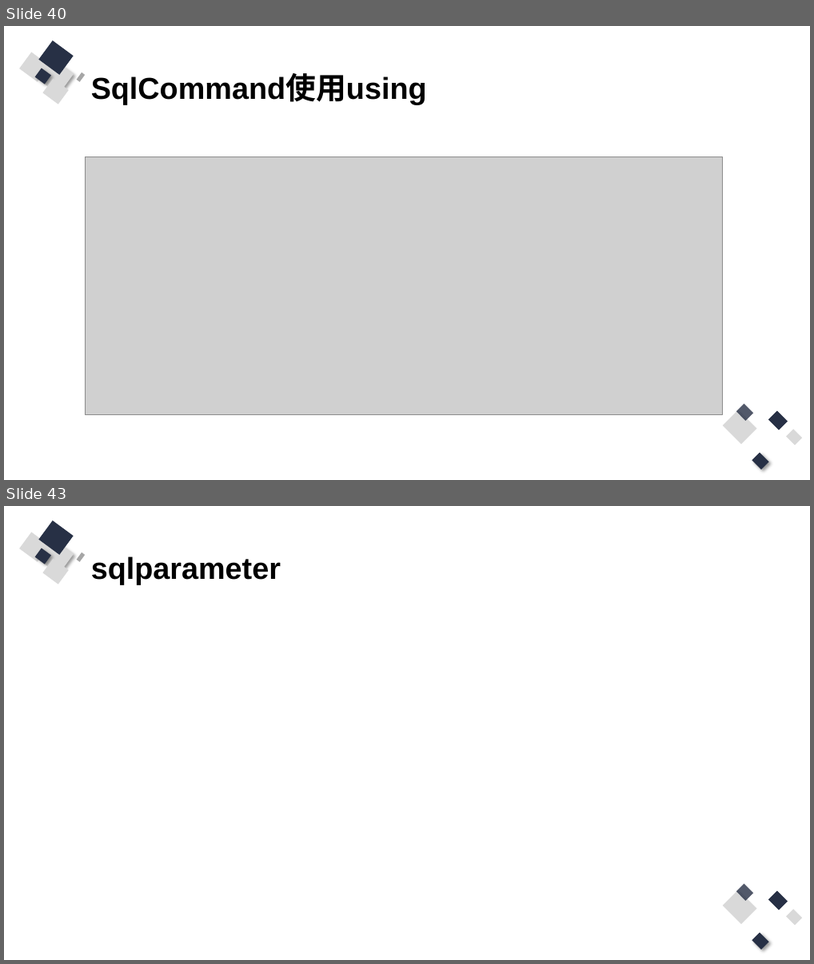
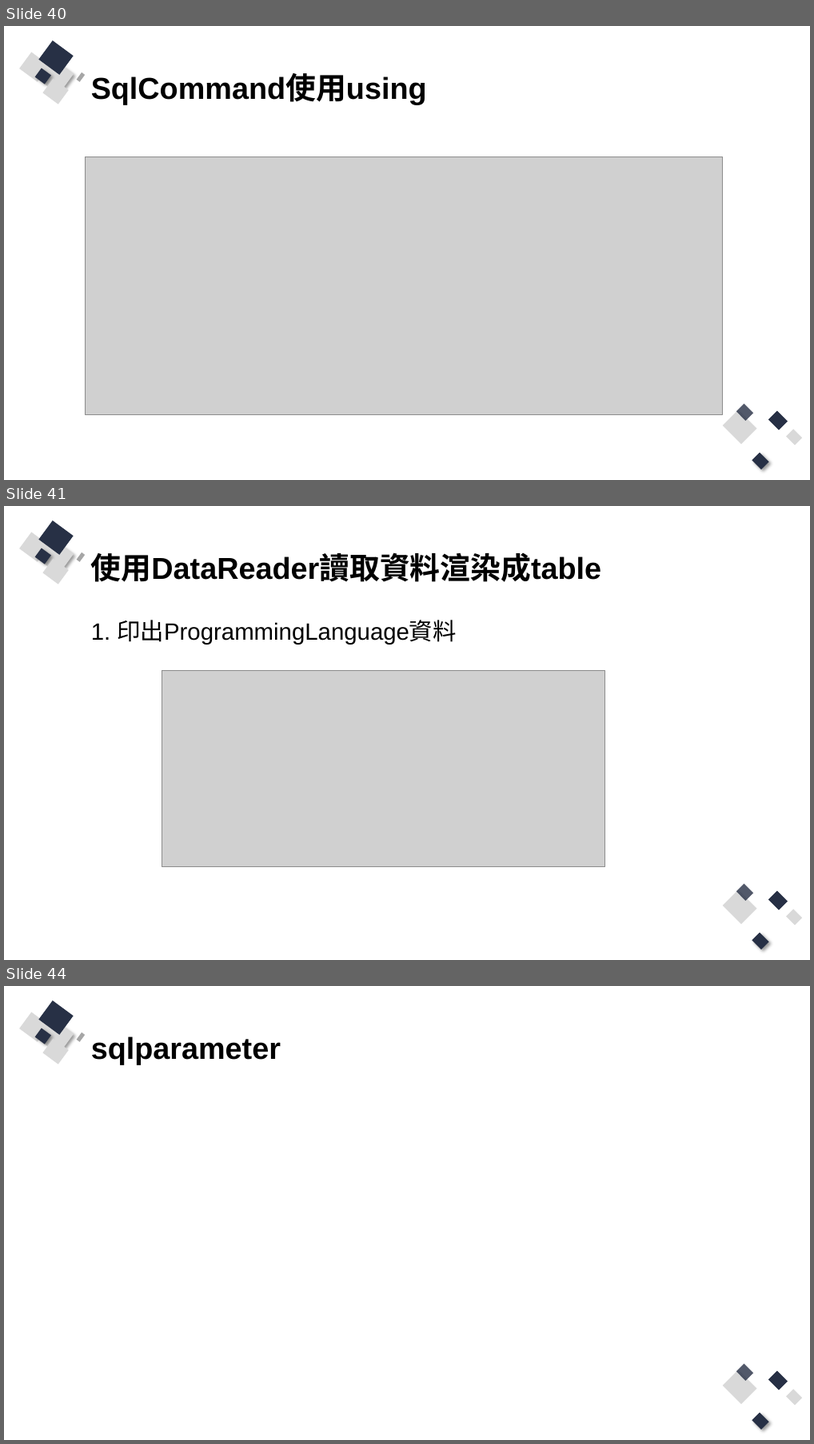
Before and after one commit to Q81JIAXIONG/-, a slide deck: 投影片/3.網站程式與資料庫溝通、互動.pptx. Shown one above the other, each under a label of ours: slides 40 and 43 before the commit, slides 40, 41 and 44 after it; the slides between them are not shown. The pictures are 814x964 and 814x1444 pixels, drawn with LibreOffice and Linux fonts; fonts in the diff are those of the drawing; grey boxes stand for pictures. Boxes give left, top, right and bottom in pixels: in the first picture for what was removed or moved away, otherwise in the second. Text is boxed around its words. In the diff, an @@ line names an element or a change of style, - is before the commit and + after.

```diff
--- a/投影片/3.網站程式與資料庫溝通、互動.pptx
+++ b/投影片/3.網站程式與資料庫溝通、互動.pptx
@@ slide 41 added at (4, 506, 810, 960), background #FFFFFF; not listed: 13 template elements that a slide beside it also shows @@
@@ title added at (91, 552, 602, 582), 36 pt, text #000000, bold @@
+使用DataReader讀取資料渲染成table
@@ text added at (91, 620, 456, 644), 28 pt, text #000000 @@
+1. 印出ProgrammingLanguage資料
@@ picture added at (162, 670, 605, 867) @@
@@ what was slide 43 is now slide 44 @@
```
Also in this commit, not shown: 2 slides changed, 2 other slides added, 3 slides removed, 8 other files.
